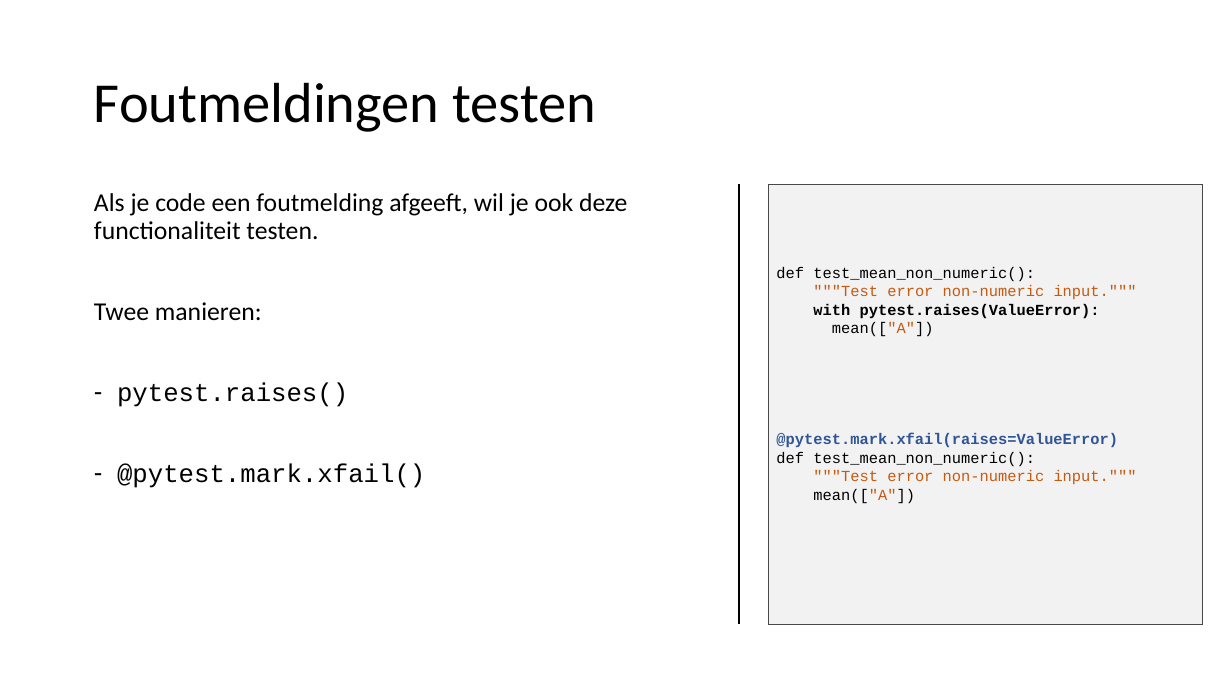
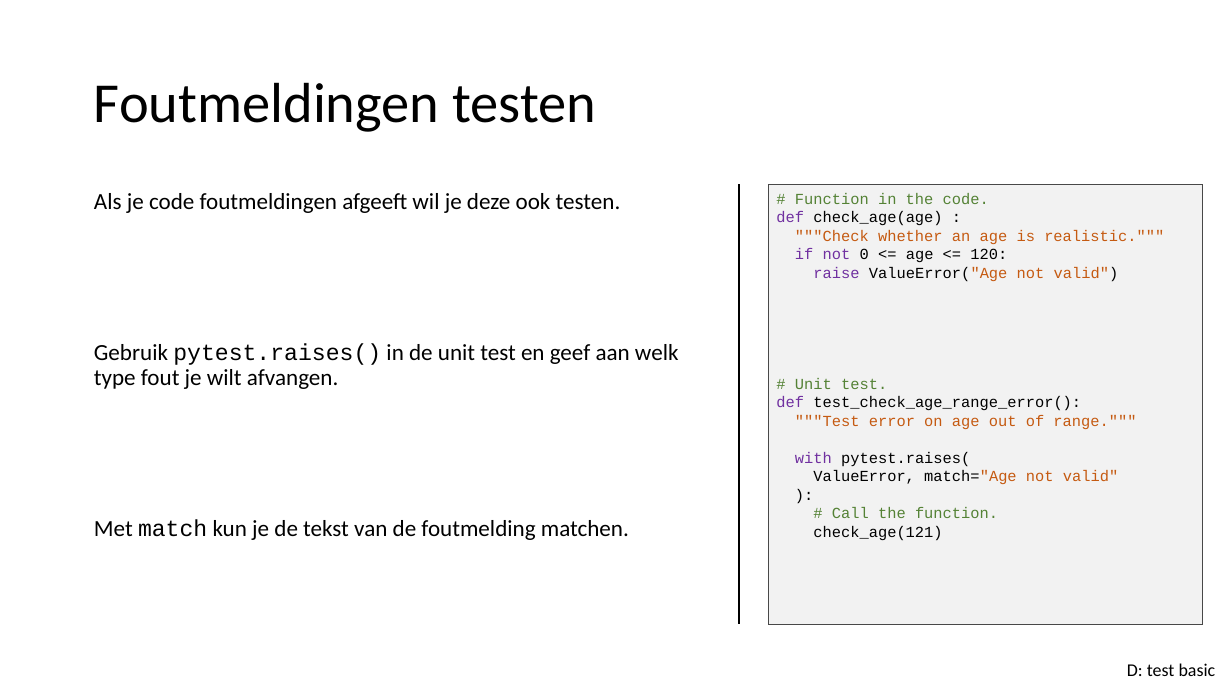
Before and after one commit to LFKoning/knowledge-sharing, a slide deck: slide 52 of python_course_4p/3_production_code/3_production_code.pptx. Drawn at 1232x693 pixels with LibreOffice and Linux fonts; fonts in the diff are those of the drawing. Boxes give left, top, right and bottom in pixels: in the first picture for what was removed or moved away, otherwise in the second. Text is boxed around its words. In the diff, an @@ line names an element or a change of style, - is before the commit and + after.

```diff
--- a/python_course_4p/3_production_code/3_production_code.pptx
+++ b/python_course_4p/3_production_code/3_production_code.pptx
@@ text at (94, 193, 679, 540): text changed; size 20 to 18 pt @@
-Als je code een foutmelding afgeeft, wil je ook deze functionaliteit testen.
-Twee manieren:
-– pytest.raises()
-– @pytest.mark.xfail()
+Als je code foutmeldingen afgeeft wil je deze ook testen.
+Gebruik pytest.raises() in de unit test en geef aan welk type fout je wilt afvangen.
+Met match kun je de tekst van de foutmelding matchen.
@@ text at (776, 193, 1164, 541): text changed @@
-def test_mean_non_numeric():
-"""Test error non-numeric input."""
-with pytest.raises(ValueError):
-mean(["A"])
-@pytest.mark.xfail(raises=ValueError)
-def test_mean_non_numeric():
-"""Test error non-numeric input."""
-mean(["A"])
+# Function in the code.
+def check_age(age) :
+"""Check whether an age is realistic."""
+if not 0 <= age <= 120:
+raise ValueError("Age not valid")
+# Unit test.
+def test_check_age_range_error():
+"""Test error on age out of range."""
+with pytest.raises(
+ValueError, match="Age not valid"
+):
+# Call the function.
+check_age(121)
@@ text added at (1127, 663, 1216, 676), 14 pt, text #000000 @@
+D: test basic
```
Also in this commit, not shown: 35 other slides changed, 3 slides added, 3 slides removed, 26 other files.
